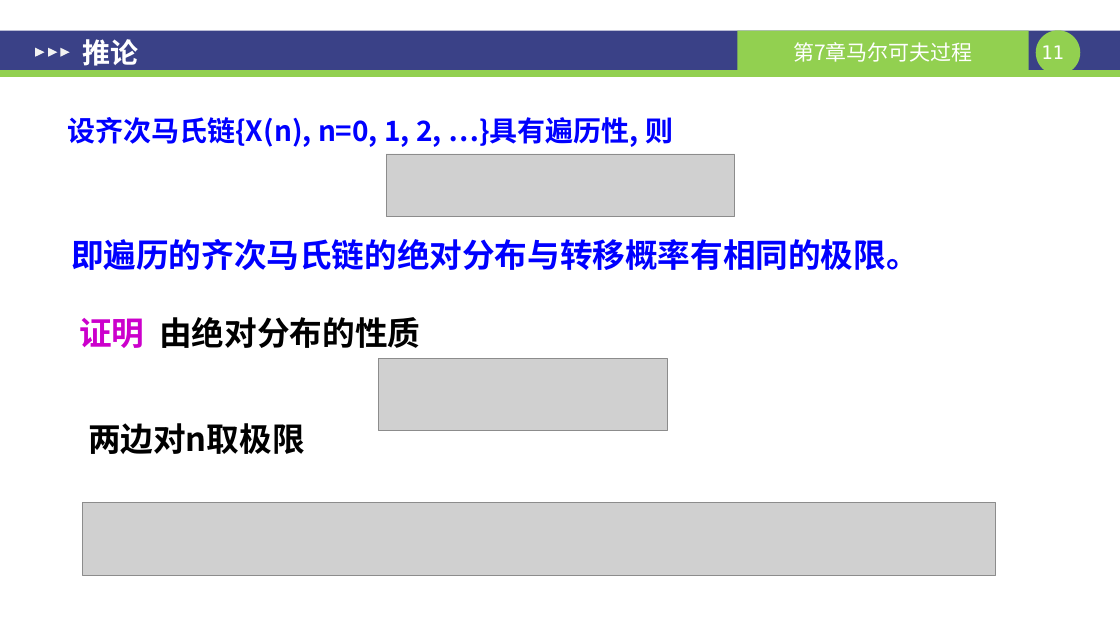
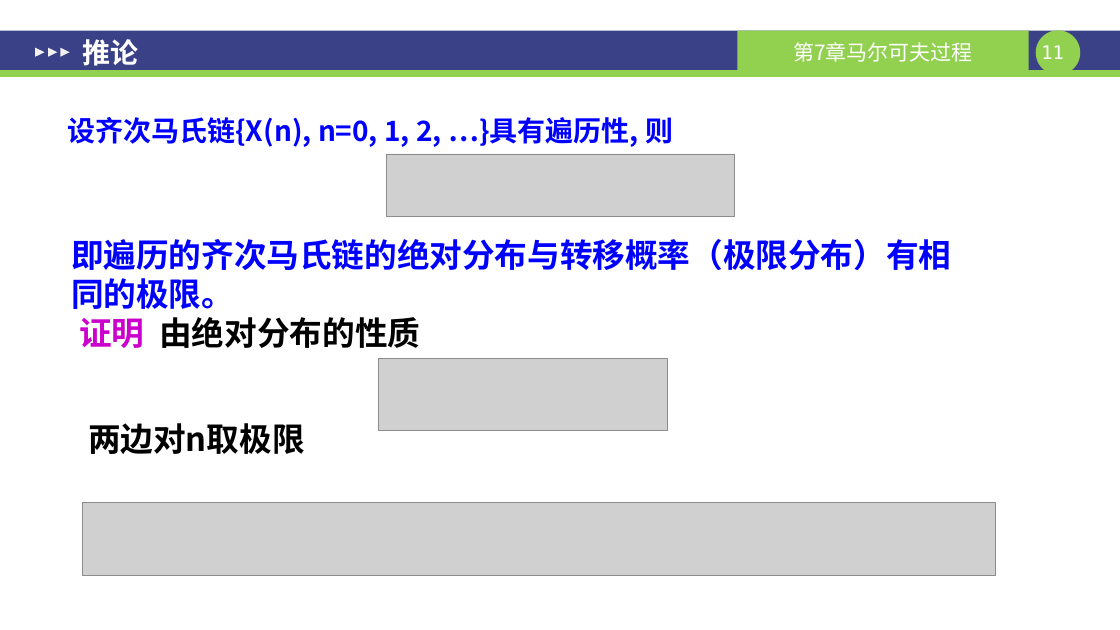
Before and after one commit to sangzige/course_resource, a slide deck: slide 11 of 随机过程/ch08-马尔可夫过程（2）.pptx. Drawn at 1120x630 pixels with LibreOffice and Linux fonts; fonts in the diff are those of the drawing; grey boxes stand for pictures. Boxes give left, top, right and bottom in pixels: in the first picture for what was removed or moved away, otherwise in the second. Text is boxed around its words. In the diff, an @@ line names an element or a change of style, - is before the commit and + after.

```diff
--- a/随机过程/ch08-马尔可夫过程（2）.pptx
+++ b/随机过程/ch08-马尔可夫过程（2）.pptx
@@ text at bbox=[71, 239, 951, 309]: text changed @@
-即遍历的齐次马氏链的绝对分布与转移概率有相同的极限。
+即遍历的齐次马氏链的绝对分布与转移概率（极限分布）有相同的极限。
```
Also in this commit, not shown: 3 other slides changed, 12 other files.
